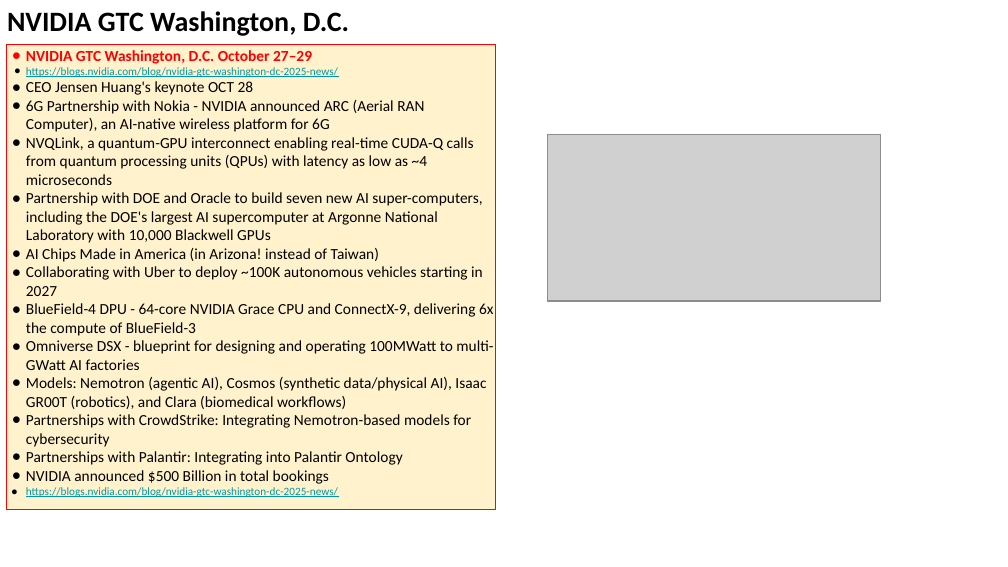
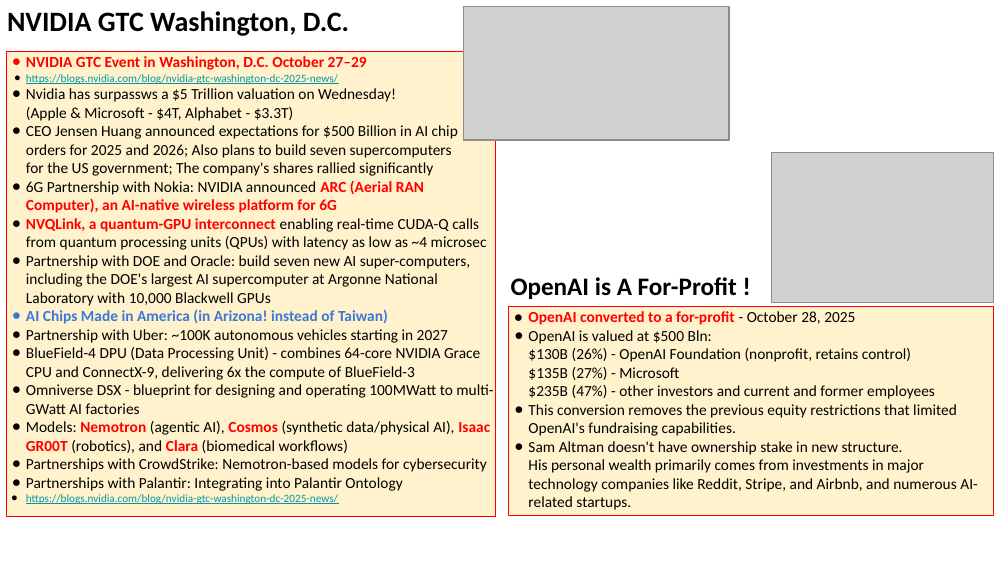
Before and after one commit to lselector/seminar, a slide deck: slide 4 of 2025/2025-10-31-AI-Updates.pptx. Drawn at 1008x567 pixels with LibreOffice and Linux fonts; fonts in the diff are those of the drawing; grey boxes stand for pictures. Boxes give left, top, right and bottom in pixels: in the first picture for what was removed or moved away, otherwise in the second. Text is boxed around its words. In the diff, an @@ line names an element or a change of style, - is before the commit and + after.

Commit message:
update

```diff
--- a/2025/2025-10-31-AI-Updates.pptx
+++ b/2025/2025-10-31-AI-Updates.pptx
@@ picture added at (x1=464, y1=7, x2=730, y2=140) @@
@@ rectangle "NVIDIA GTC Event in Washington, ..." moved from (x1=6, y1=44, x2=496, y2=510) to (x1=6, y1=51, x2=496, y2=517) @@
@@ text in rectangle at (x1=26, y1=56, x2=367, y2=70): text changed @@
-● NVIDIA GTC Washington, D.C. October 27–29
+● NVIDIA GTC Event in Washington, D.C. October 27–29
@@ text in rectangle at (x1=26, y1=88, x2=487, y2=306): text changed @@
-● CEO Jensen Huang's keynote OCT 28
-● 6G Partnership with Nokia - NVIDIA announced ARC (Aerial RAN Computer), an AI-native wireless platform for 6G
-● NVQLink, a quantum-GPU interconnect enabling real-time CUDA-Q calls from quantum processing units (QPUs) with latency as low as ~4 microseconds
-● Partnership with DOE and Oracle to build seven new AI super-computers, including the DOE's largest AI supercomputer at Argonne National Laboratory with 10,000 Blackwell GPUs
+● Nvidia has surpassws a $5 Trillion valuation on Wednesday!
+  (Apple & Microsoft - $4T, Alphabet - $3.3T)
+● CEO Jensen Huang announced expectations for $500 Billion in AI chip orders for 2025 and 2026; Also plans to build seven supercomputers
+  for the US government; The company's shares rallied significantly
+● 6G Partnership with Nokia: NVIDIA announced ARC (Aerial RAN Computer), an AI-native wireless platform for 6G
+● NVQLink, a quantum-GPU interconnect enabling real-time CUDA-Q calls from quantum processing units (QPUs) with latency as low as ~4 microsec
+● Partnership with DOE and Oracle: build seven new AI super-computers, including the DOE's largest AI supercomputer at Argonne National Laboratory with 10,000 Blackwell GPUs
@@ picture removed at (x1=547, y1=134, x2=880, y2=301) @@
@@ picture added at (x1=772, y1=152, x2=994, y2=302) @@
@@ text added at (x1=511, y1=277, x2=737, y2=299), 18 pt, text #000000, bold @@
+OpenAI is A For-Profit !
@@ text in rectangle at (x1=26, y1=329, x2=480, y2=380): text changed @@
-● Collaborating with Uber to deploy ~100K autonomous vehicles starting in 2027
-● BlueField-4 DPU - 64-core NVIDIA Grace CPU and ConnectX-9, delivering 6x the compute of BlueField-3
+● Partnership with Uber: ~100K autonomous vehicles starting in 2027
+● BlueField-4 DPU (Data Processing Unit) - combines 64-core NVIDIA Grace CPU and ConnectX-9, delivering 6x the compute of BlueField-3
@@ text in rectangle at (x1=26, y1=310, x2=490, y2=453): text colour #000000 to #3C78D8 in "AI Chips Made in America (in Arizona! ..."; bold on in "AI Chips Made in America (in Arizona! ...", "Nemotron Cosmos Isaac GR00T Clara"; text colour #000000 to #FF0000 in "Nemotron Cosmos Isaac GR00T Clara"; bullet colour #000000 to #3C78D8 @@
@@ rectangle added at (x1=509, y1=306, x2=994, y2=515), fill #FFF2CC, outline #FF0000 0.75 pt, 11 pt, text #000000 @@
+● OpenAI converted to a for-profit - October 28, 2025
+● OpenAI is valued at $500 Bln:
+  $130B (26%) - OpenAI Foundation (nonprofit, retains control)
+  $135B (27%) - Microsoft
+  $235B (47%) - other investors and current and former employees
+● This conversion removes the previous equity restrictions that limited OpenAI's fundraising capabilities.
+● Sam Altman doesn't have ownership stake in new structure.
+  His personal wealth primarily comes from investments in major technology companies like Reddit, Stripe, and Airbnb, and numerous AI-related startups.
@@ text in rectangle at (x1=26, y1=458, x2=487, y2=472): text changed @@
-● Partnerships with CrowdStrike: Integrating Nemotron-based models for cybersecurity
+● Partnerships with CrowdStrike: Nemotron-based models for cybersecurity
@@ text in rectangle at (x1=26, y1=470, x2=329, y2=484): paragraph removed @@
-● NVIDIA announced $500 Billion in total bookings
```
Also in this commit, not shown: 7 other slides changed, 3 slides added, 1 slide removed.
